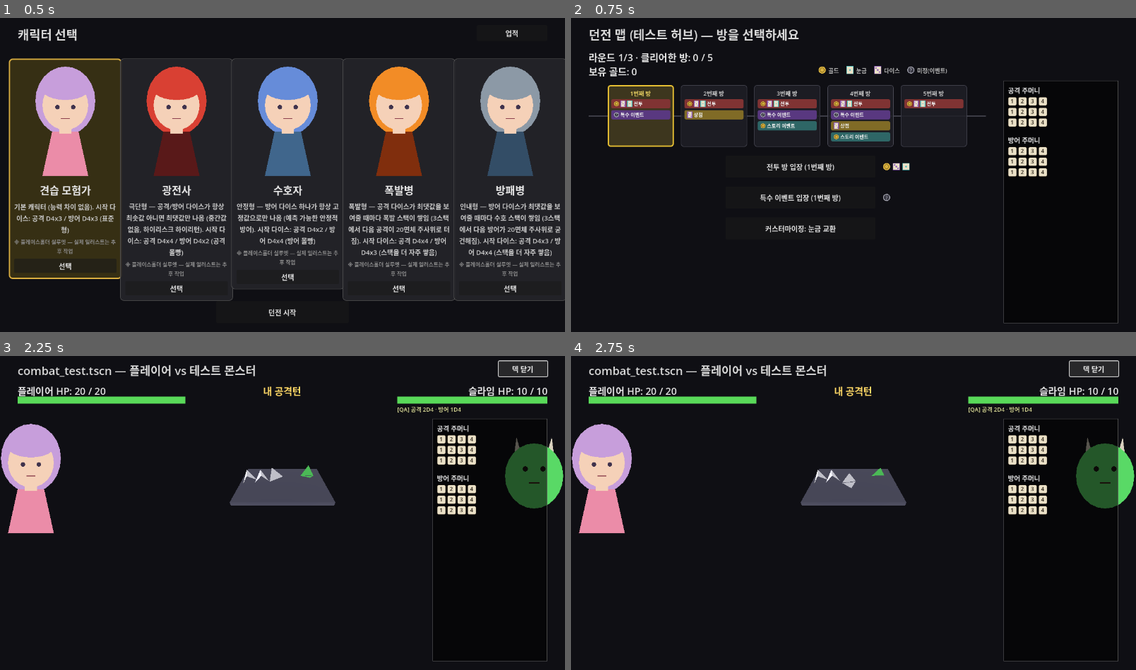
Above: before the commit, frames 1-4 (two rows, left to right).
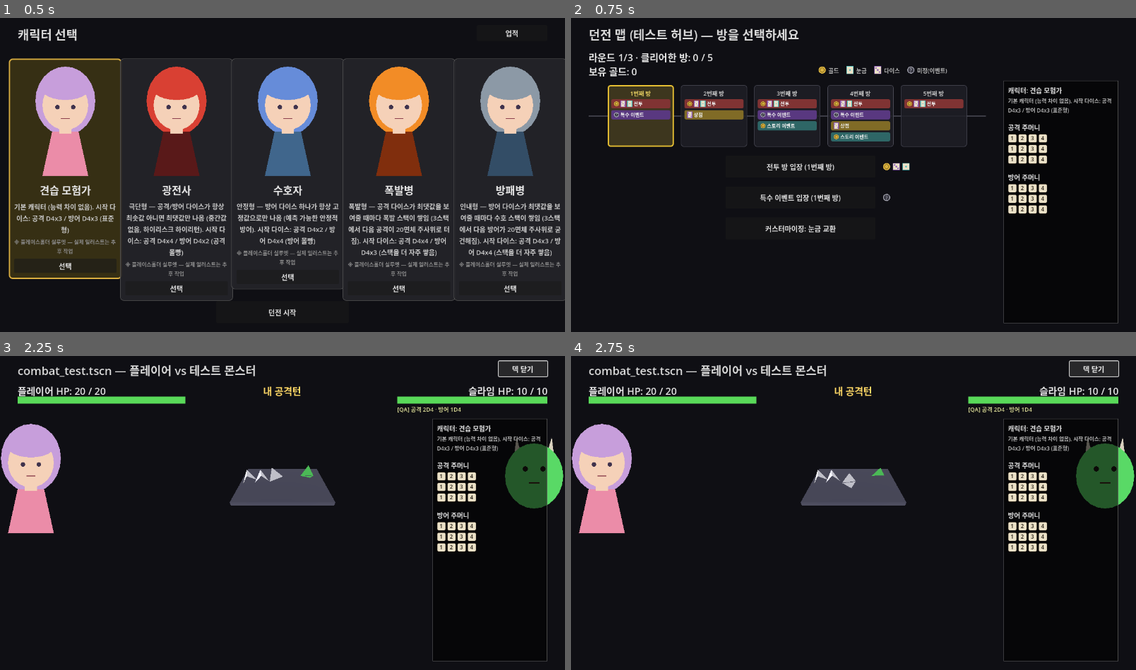
Above: after the commit, the same moments.

Repository: YGseok/ProjectD
Game: Godot game, scene res://code/scenes/character_select.tscn
The game is run twice, just before and just after one commit, with the same random seed, the same clock (stepped at 60 frames per second) and the same inputs.
Inputs:
- Up to frame 1 (0.5 s): no input
- Up to frame 2 (0.75 s): click "던전 시작" at 0.5 s
- Up to frame 3 (2.25 s): click "전투 방 입장 (1번째 방)" at 1.25 s; click "덱 보기" at 2 s
- Up to frame 4 (2.75 s): no input

Frame 1 is identical in both runs. In frame 2, 1.9% of the frame differs, in the area x 77-96%, y 22-63%; in frame 3, 1.9%; in frame 4, 1.9%.

Commit message:
feat: 캐릭터 정보(이름/설명/기믹)를 덱 패널에 상시 표시
INBOX.md "캐릭터 정보 및 보유 스킬을 상시 볼 수 있도록 한다" 요청을 반영.
새 버튼/오버레이 없이 기존 DeckPanel(비전투 4개 화면 상시 표시, 전투는 토글)을
재사용해 덱 정보 위에 캐릭터 이름+설명 섹션을 추가. QA 캡처 폭 축소 문제를
우회하기 위한 디버그 훅도 함께 추가.

문서(STATUS.md/INBOX.md/아카이브) 인수인계 갱신 포함.

Diff:
--- a/code/scenes/combat_test.gd
+++ b/code/scenes/combat_test.gd
@@ -983,6 +983,17 @@
 	deck_toggle_button.text = "덱 닫기"
 
 
+## QA 전용 — 이 세션 환경에서 스크린샷 캡처 폭이 1280px 대신 1028px로 잘리는 현상
+## 때문에 화면 오른쪽 끝(x>=980)의 DeckPanel(캐릭터 정보 섹션 포함, 2026-09-15 신규)이
+## 매번 잘려서 안 보임 — 확인용으로 패널을 화면 왼쪽으로 옮기고 열어서 캡처한다
+## (게임 로직에는 영향 없음, dungeon_map.gd의 _debug_move_deck_panel_left와 같은 이유).
+func _debug_move_deck_panel_left() -> void:
+	deck_panel.offset_left = 20.0
+	deck_panel.offset_right = 280.0
+	deck_panel.visible = true
+	deck_toggle_button.text = "덱 닫기"
+
+
 ## qa/visual_qa.gd의 GAME_QA_CALL로 호출하기 위한 인자 없는 래퍼 (QA 전용). 정상
 ## 플레이로는 다이스가 D6/D8/D10으로 섞이려면 승리 보상을 여러 번 받아야 해서 확인이
 ## 느리므로, 공격 주머니 다이스 3개를 강제로 D6/D8/D10으로 바꾸고 즉시 다시 스폰해
--- a/code/scenes/deck_panel.gd
+++ b/code/scenes/deck_panel.gd
@@ -13,6 +13,16 @@
 ## combat_test.tscn은 화면이 이미 다이스 뷰포트/초상화/로그로 꽉 차 있어 이 패널을
 ## 넣을 여유 공간이 없다 — 다음 이터레이션에서 레이아웃을 다시 짜야 함 (docs/STATUS.md
 ## 참고).
+##
+## 캐릭터 정보 섹션(2026-09-15): INBOX.md 2026-09-14 "캐릭터 정보 및 보유 스킬을
+## 상시 볼 수 있도록 한다"를 반영. 이 패널이 이미 "전투 제외 화면에서는 상시 표시,
+## 전투 중에는 토글 한 번으로 열람"이라는 정확히 요청된 동작을 하고 있어(위 문서 참고),
+## 새 버튼/패널을 따로 만들지 않고 덱 정보 위에 캐릭터 이름+설명(기믹 포함) 한 섹션만
+## 추가했다 — 새 레이아웃 공간을 확보할 필요가 없어 5개 화면(dungeon_map/shop/event/
+## story_event/combat_test) 모두에 자동으로 반영됨. "보유 스킬"은 현재
+## character_profiles.gd의 gimmick 설명 텍스트가 유일한 캐릭터별 능력이라 그걸
+## 그대로 보여준다 — 이벤트로 얻는 별도 "고유 스킬" 시스템 자체는 아직 없음(DESIGN.md
+## "고유 스킬(이벤트로 획득)은 아직 없음" 참고, 다음 할 일 큐 "캐릭터 스킬 이벤트 신설").
 
 const CHIP_SIZE := 20.0
 const CHIP_GAP := 3.0
@@ -54,7 +64,7 @@
 
 
 func _signature() -> String:
-	return "%s#%s" % [_bag_signature(RunState.player_attack_bag), _bag_signature(RunState.player_defense_bag)]
+	return "%s#%s#%s" % [RunState.character_id, _bag_signature(RunState.player_attack_bag), _bag_signature(RunState.player_defense_bag)]
 
 
 func _bag_signature(bag: DiceBag) -> String:
@@ -70,9 +80,31 @@
 func _rebuild() -> void:
 	for c in _vbox.get_children():
 		c.queue_free()
+	_add_character_section()
+	_add_spacer()
 	_add_section("공격 주머니", RunState.player_attack_bag)
 	_add_spacer()
 	_add_section("방어 주머니", RunState.player_defense_bag)
+
+
+## 캐릭터 이름 + 설명(기믹 포함)을 덱 정보 위에 보여준다. character_profiles.gd의
+## desc 필드는 캐릭터 선택 화면에서 쓰는 것과 동일한 텍스트를 그대로 재사용 — 별도
+## "요약본"을 새로 만들지 않아 두 화면의 설명이 어긋날 일이 없다.
+func _add_character_section() -> void:
+	var profile := CharacterProfiles.get_profile(RunState.character_id)
+
+	var title := Label.new()
+	title.text = "캐릭터: %s" % profile.get("name", "")
+	title.add_theme_font_size_override("font_size", 15)
+	title.add_theme_color_override("font_color", Color(0.9, 0.9, 0.9))
+	_vbox.add_child(title)
+
+	var desc := Label.new()
+	desc.text = String(profile.get("desc", ""))
+	desc.add_theme_font_size_override("font_size", 12)
+	desc.add_theme_color_override("font_color", Color(0.75, 0.75, 0.75))
+	desc.autowrap_mode = TextServer.AUTOWRAP_WORD
+	_vbox.add_child(desc)
 
 
 func _add_section(title_text: String, bag: DiceBag) -> void:
--- a/code/scenes/dungeon_map.gd
+++ b/code/scenes/dungeon_map.gd
@@ -119,6 +119,7 @@
 @onready var map_strip: Control = $MapStrip
 @onready var customize_button: Button = $CustomizeButton
 @onready var customize_panel: CustomizePanel = $CustomizePanel
+@onready var deck_panel: DeckPanel = $DeckPanel
 
 var _shop_available := true
 var _event_available := true
@@ -637,6 +638,23 @@
 	customize_panel.debug_open_die_target_picker()
 
 
+## QA 전용 — 이 세션 환경에서 스크린샷 캡처 폭이 1280px 대신 1028px로 잘리는 현상
+## 때문에 화면 오른쪽 끝(x>=980)에 있는 DeckPanel(캐릭터 정보 섹션 포함, 2026-09-15
+## 신규)이 매번 잘려서 안 보임 — 확인용으로 패널을 화면 왼쪽으로 옮겨 캡처한다
+## (게임 로직에는 영향 없음, 이 훅은 QA에서만 호출).
+func _debug_move_deck_panel_left() -> void:
+	deck_panel.offset_left = 20.0
+	deck_panel.offset_right = 280.0
+
+
+## QA 전용 — 위와 같은 이유 + 캐릭터 설명 중 가장 긴 축(광전사)으로도 줄바꿈이 패널
+## 높이를 넘기지 않는지 확인하기 위함.
+func _debug_move_deck_panel_left_berserker() -> void:
+	RunState.character_id = "berserker"
+	deck_panel.offset_left = 20.0
+	deck_panel.offset_right = 280.0
+
+
 ## QA 전용 — 인벤토리의 다이스가 두 주머니의 모든 다이스보다 작거나 같아 승급 자리가
 ## 하나도 없는 상태에서 2단계 화면에 "승급할 곳이 없다" 안내 문구가 정상 표시되는지
 ## 확인하기 위함(이터레이션 74, 모든 버튼이 비활성화된 채 설명 없이 남던 것을 고침).
Not shown, changed: docs/INBOX_ARCHIVE.md
Not shown, changed: docs/STATUS.md
Not shown, changed: docs/STATUS_ARCHIVE.md
Not shown, changed: docs/feedback/INBOX.md
